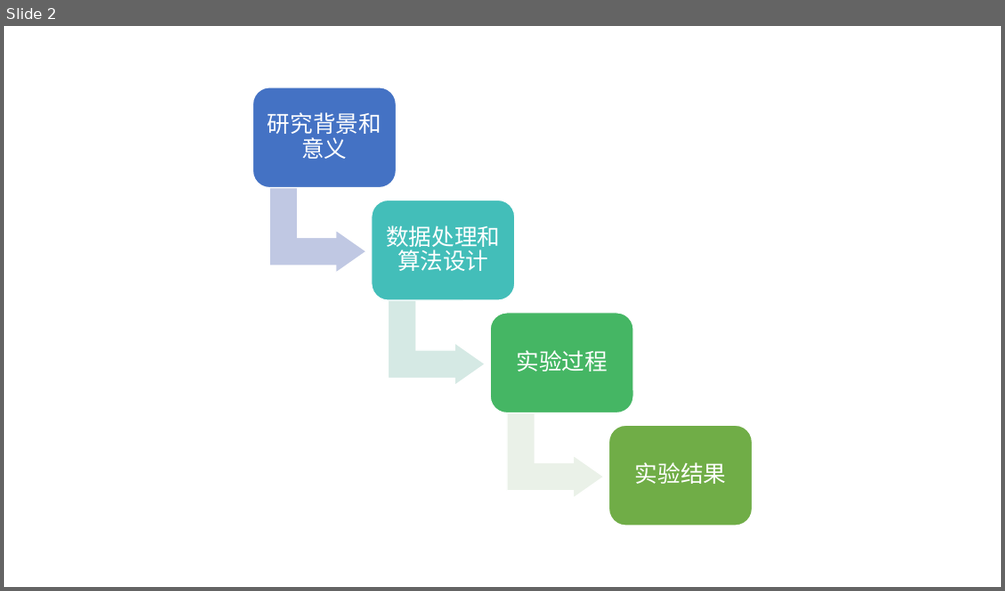
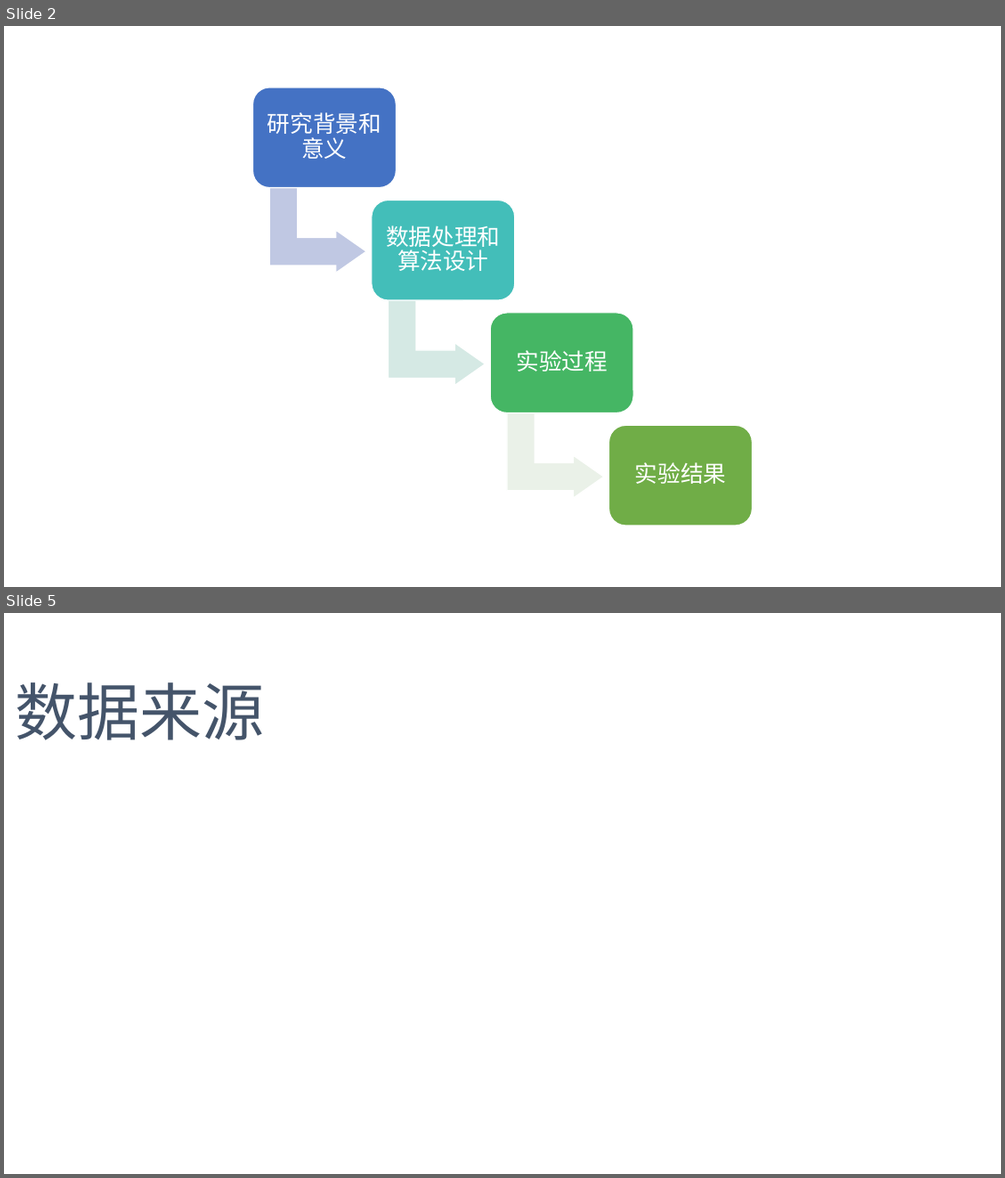
Before and after one commit to DoubleMagicXu/KG, a slide deck: 基于用户投诉文本的知识图谱构建.pptx. Shown one above the other, each under a label of ours: slide 2 before the commit, slides 2 and 5 after it; the slides between them are not shown. The pictures are 1005x591 and 1005x1178 pixels, drawn with LibreOffice and Linux fonts; fonts in the diff are those of the drawing; background and template pictures are left out. Boxes give left, top, right and bottom in pixels: in the first picture for what was removed or moved away, otherwise in the second. Text is boxed around its words. In the diff, an @@ line names an element or a change of style, - is before the commit and + after.

```diff
--- a/基于用户投诉文本的知识图谱构建.pptx
+++ b/基于用户投诉文本的知识图谱构建.pptx
@@ slide 5 added at (4, 613, 1001, 1174), background picture (left out) @@
@@ text added at (16, 682, 265, 740), 60 pt, text #44546A @@
+数据来源
```
Also in this commit, not shown: 3 slides changed, 10 other slides added, 2 slides removed, 3 other files.
